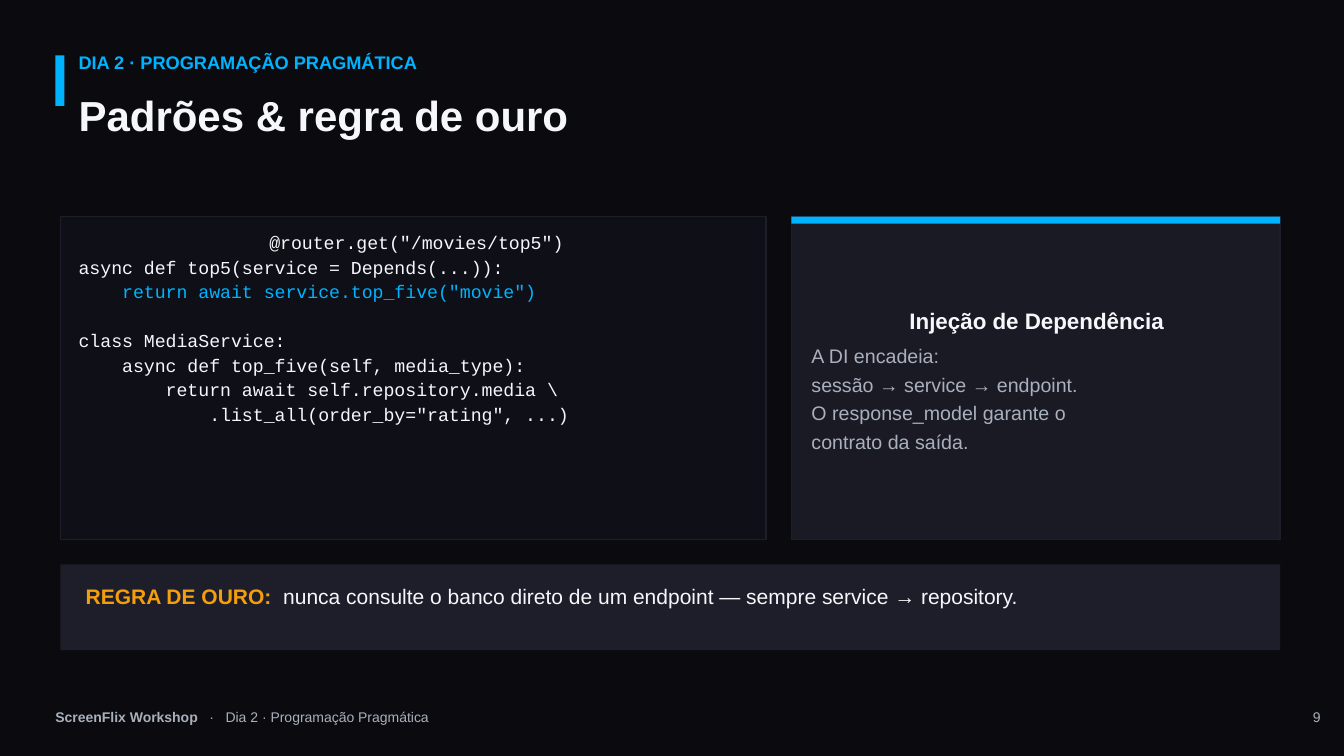
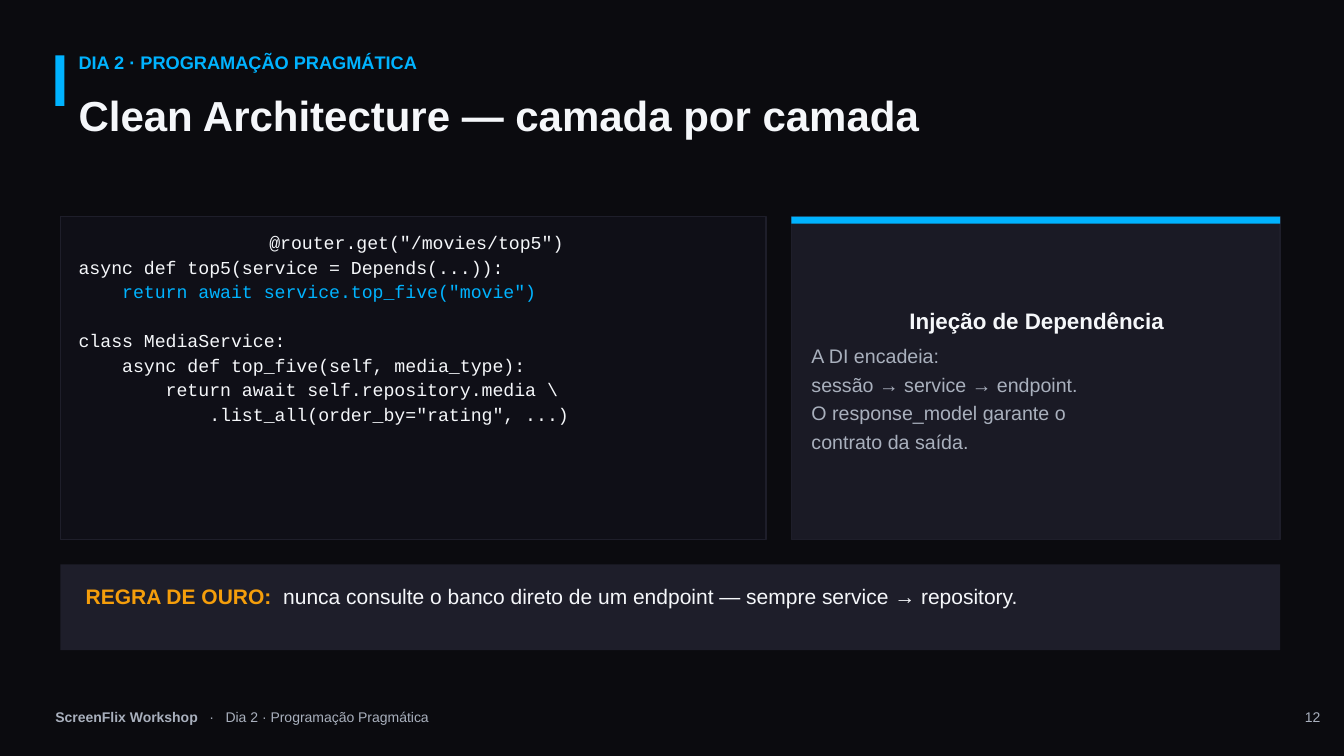
Before and after one commit to darcivieira/screenflix, a slide deck: slide 15 of docs/workshop/ScreenFlix-Workshop.pptx (slide 12 before the commit). Drawn at 1344x756 pixels with LibreOffice and Linux fonts; fonts in the diff are those of the drawing. Boxes give left, top, right and bottom in pixels: in the first picture for what was removed or moved away, otherwise in the second. Text is boxed around its words. In the diff, an @@ line names an element or a change of style, - is before the commit and + after.

```diff
--- a/docs/workshop/ScreenFlix-Workshop.pptx
+++ b/docs/workshop/ScreenFlix-Workshop.pptx
@@ text at <box>79,100,919,139</box>: text changed @@
-Padrões & regra de ouro
+Clean Architecture — camada por camada
@@ text at <box>1305,712,1321,722</box>: text changed @@
-9
+12
```
Also in this commit, not shown: 8 other slides changed, 6 slides added, 1 other file.
